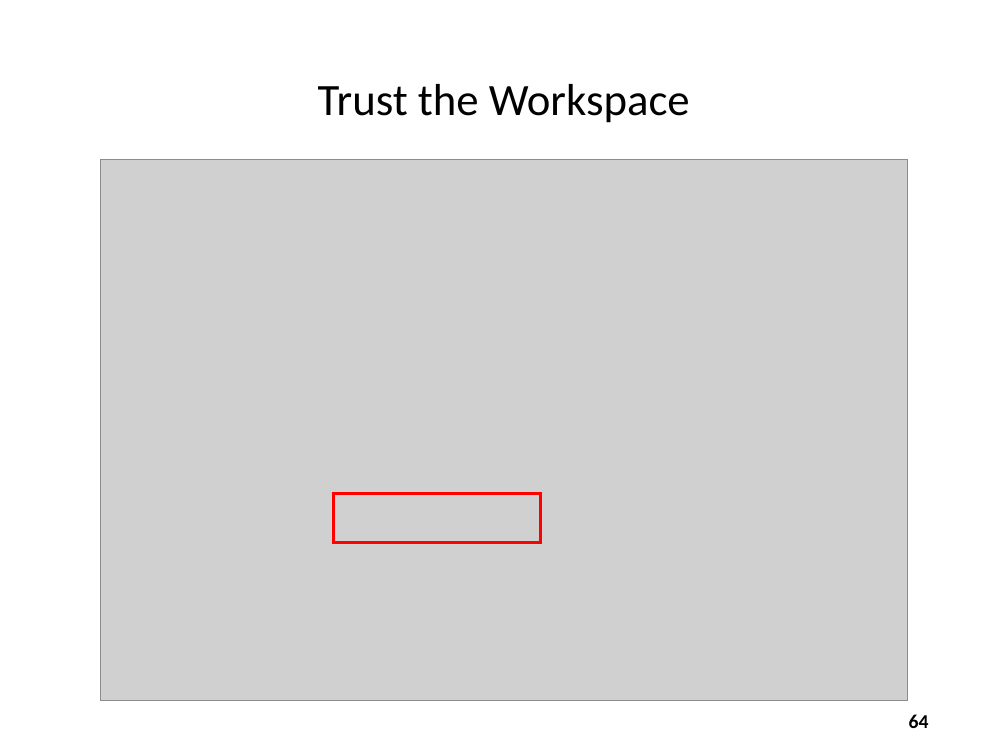
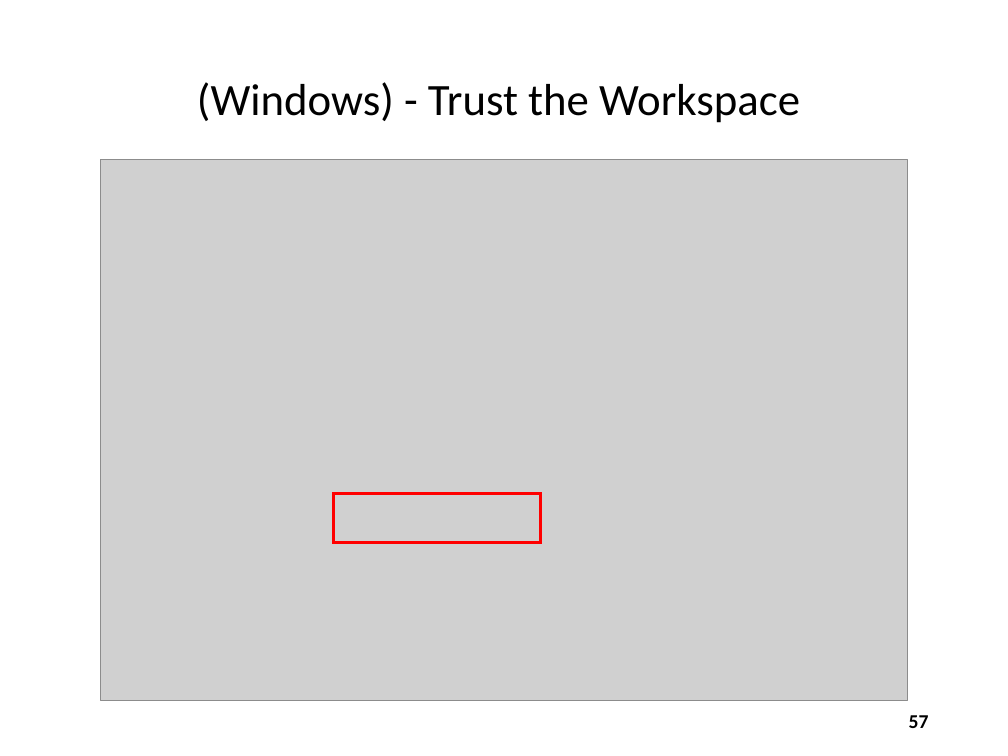
Before and after one commit to dbiersach/scicomp101, a slide deck: slide 57 of Session 01 - Introducing Scientific Computing/Session 01 - Introducing Scientific Computing.pptx (slide 64 before the commit). Drawn at 1008x756 pixels with LibreOffice and Linux fonts; fonts in the diff are those of the drawing; grey boxes stand for pictures. Boxes give left, top, right and bottom in pixels: in the first picture for what was removed or moved away, otherwise in the second. Text is boxed around its words. In the diff, an @@ line names an element or a change of style, - is before the commit and + after.

```diff
--- a/Session 01 - Introducing Scientific Computing/Session 01 - Introducing Scientific Computing.pptx
+++ b/Session 01 - Introducing Scientific Computing/Session 01 - Introducing Scientific Computing.pptx
@@ title at box(197, 82, 800, 123): text changed @@
-Trust the Workspace
+(Windows) - Trust the Workspace
@@ page number at box(909, 715, 929, 728): text changed @@
-64
+57
```
Also in this commit, not shown: 14 other slides changed, 2 slides added.
